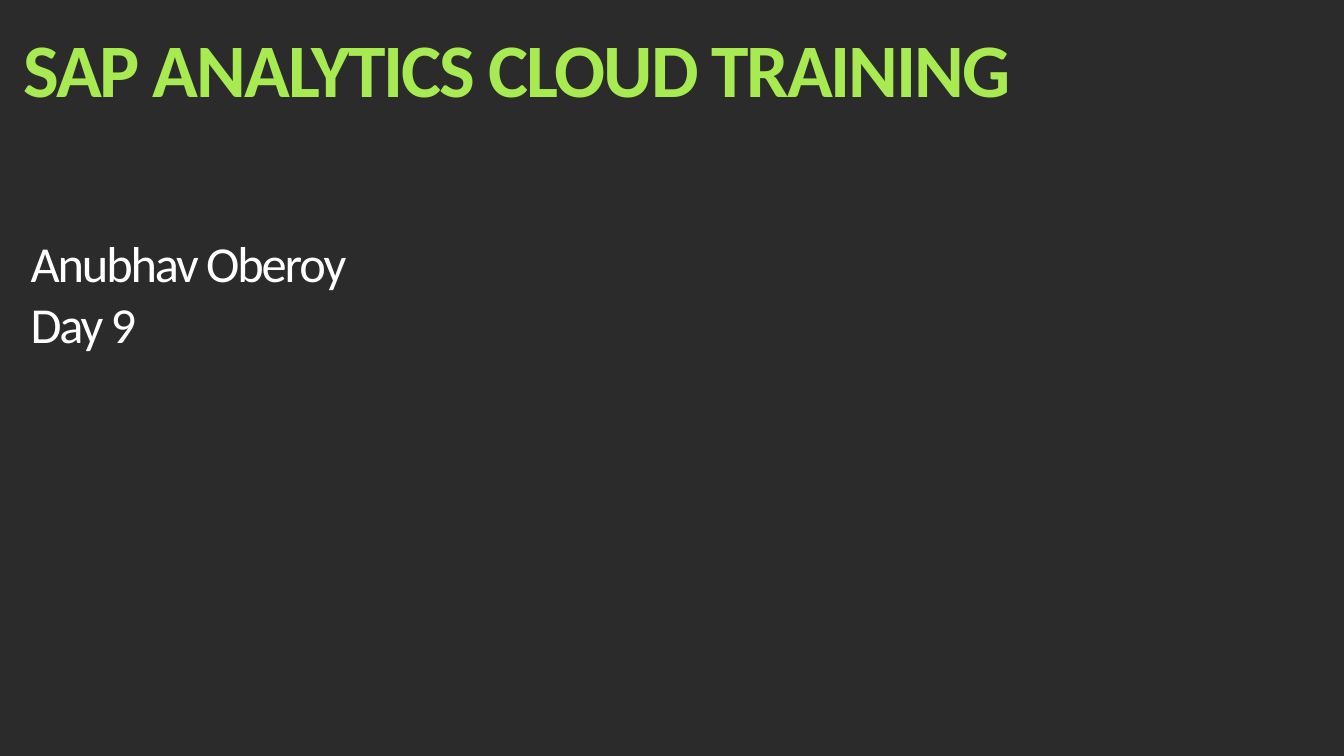
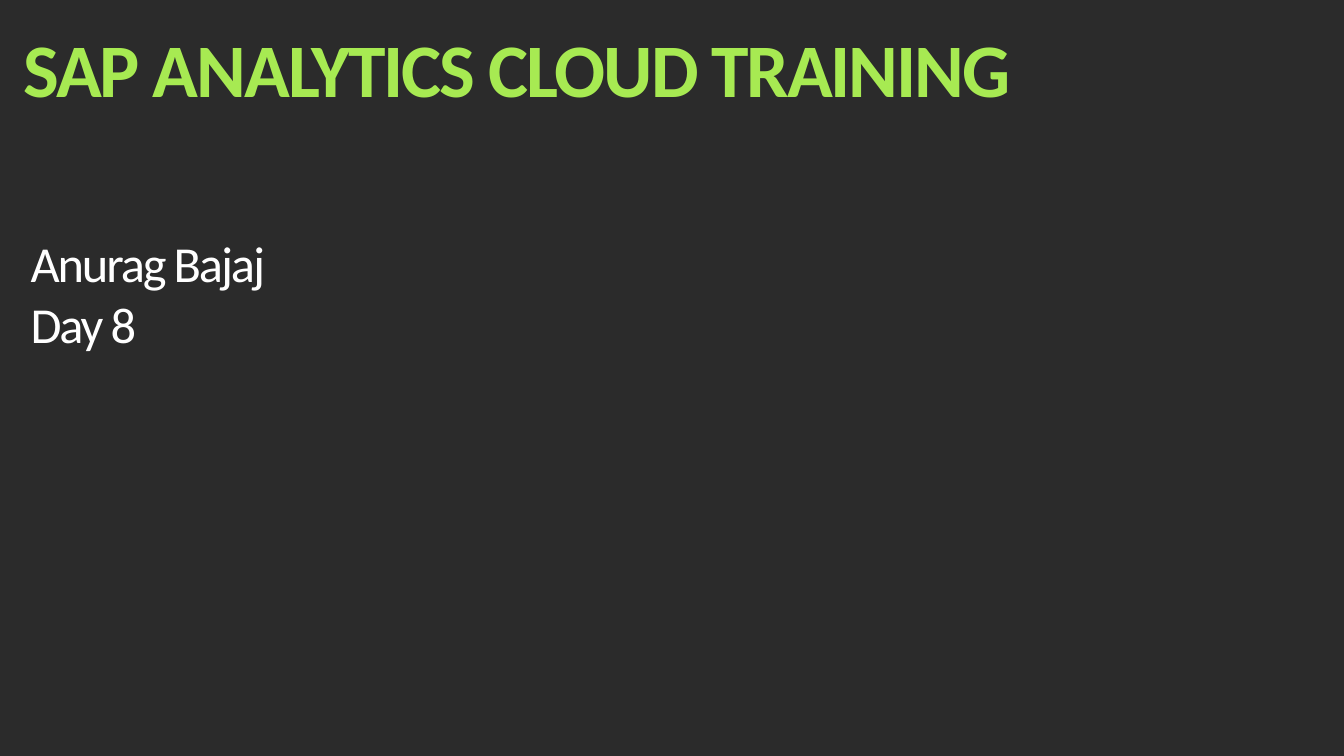
Before and after one commit to soyuztechnologies/Allianz_SAC_Training, a slide deck: slide 1 of day 8/SAC_Training Day 8.pptx. Drawn at 1344x756 pixels with LibreOffice and Linux fonts; fonts in the diff are those of the drawing; background and template pictures are left out; a plain dark background stands for a picture behind light text. Boxes give left, top, right and bottom in pixels: in the first picture for what was removed or moved away, otherwise in the second. Text is boxed around its words. In the diff, an @@ line names an element or a change of style, - is before the commit and + after.

```diff
--- a/day 8/SAC_Training Day 8.pptx
+++ b/day 8/SAC_Training Day 8.pptx
@@ text at [31, 247, 265, 351]: text changed @@
-Anubhav Oberoy
-Day 9
+Anurag Bajaj
+Day 8
```
Also in this commit, not shown: 4 other slides changed, 16 slides added, 7 slides removed, 20 other files.
